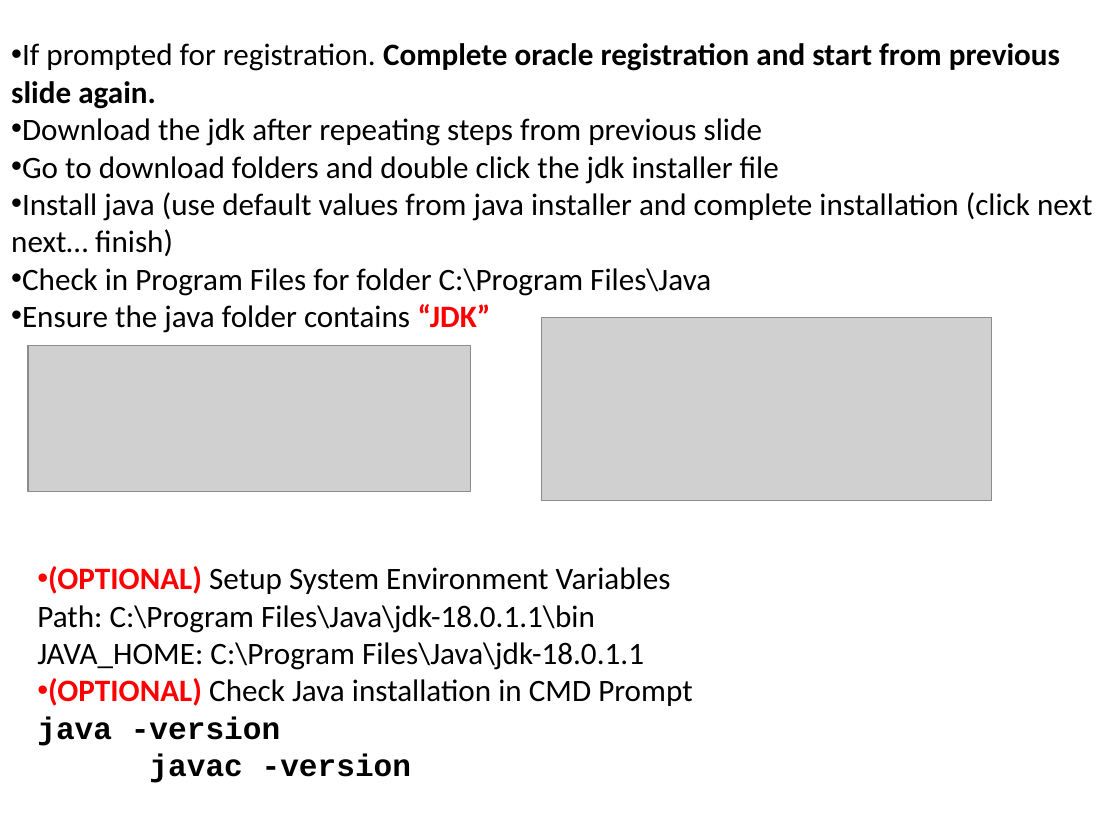
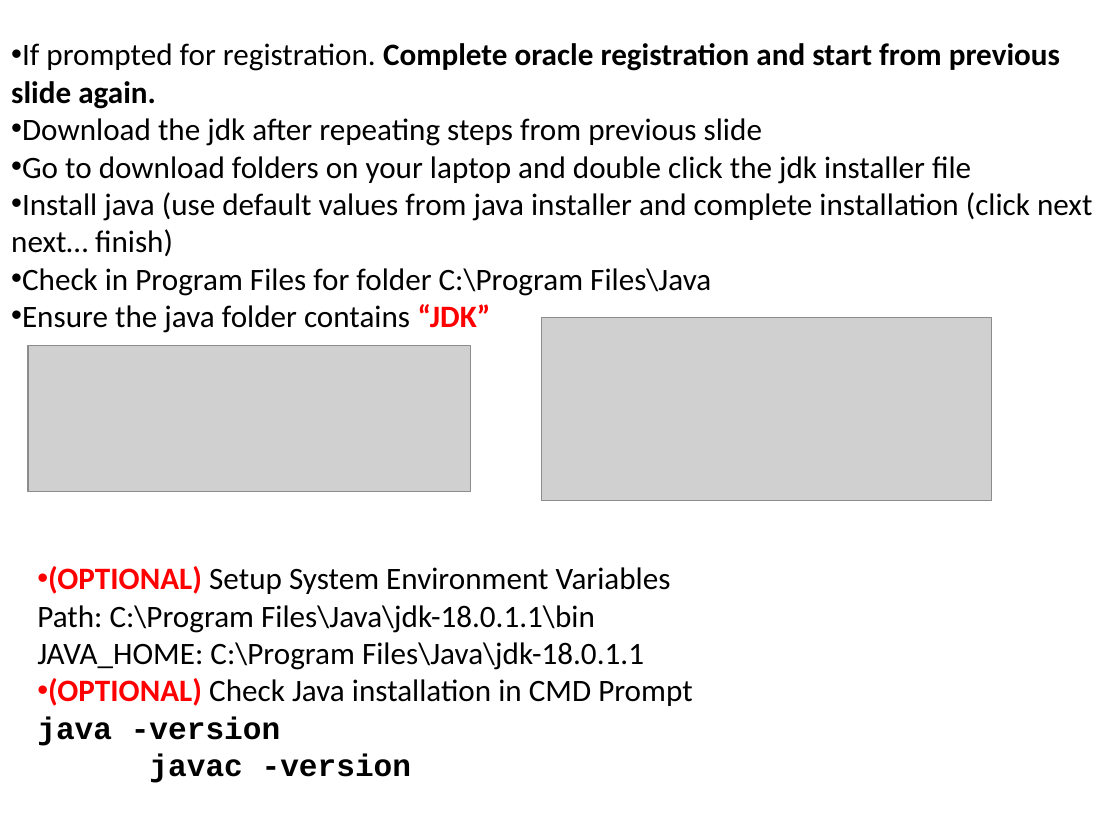
Before and after one commit to thinkcodegravity/dec24java, a slide deck: slide 3 of documents/java-setup.pptx. Drawn at 1120x840 pixels with LibreOffice and Linux fonts; fonts in the diff are those of the drawing; grey boxes stand for pictures. Boxes give left, top, right and bottom in pixels: in the first picture for what was removed or moved away, otherwise in the second. Text is boxed around its words. In the diff, an @@ line names an element or a change of style, - is before the commit and + after.

```diff
--- a/documents/java-setup.pptx
+++ b/documents/java-setup.pptx
@@ text at (22,156,971,184): text changed @@
-• Go to download folders and double click the jdk installer file
+• Go to download folders on your laptop and double click the jdk installer file
```
Also in this commit, not shown: 1 other slide changed, 3 slides added, 6 other files.
